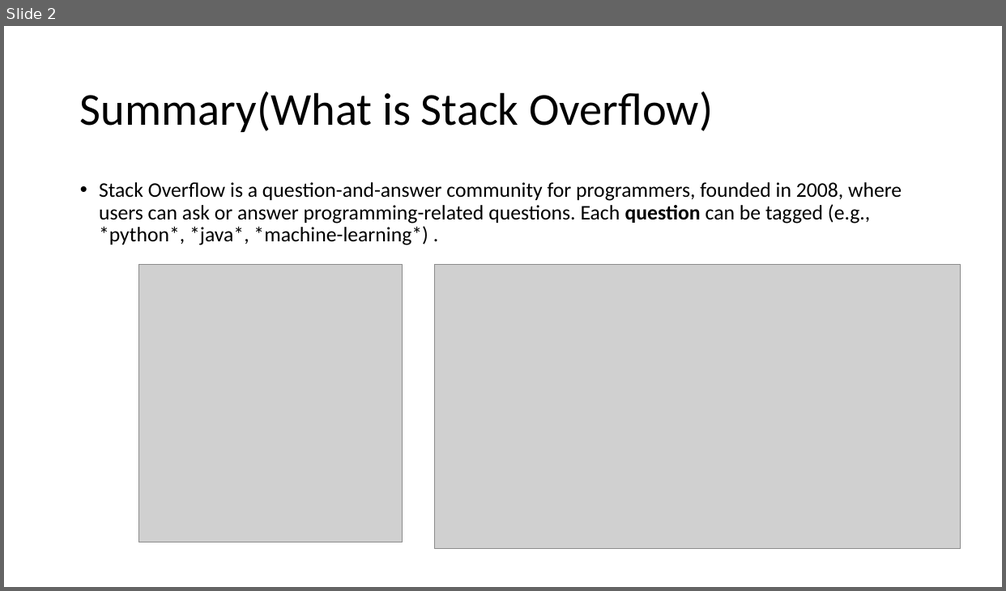
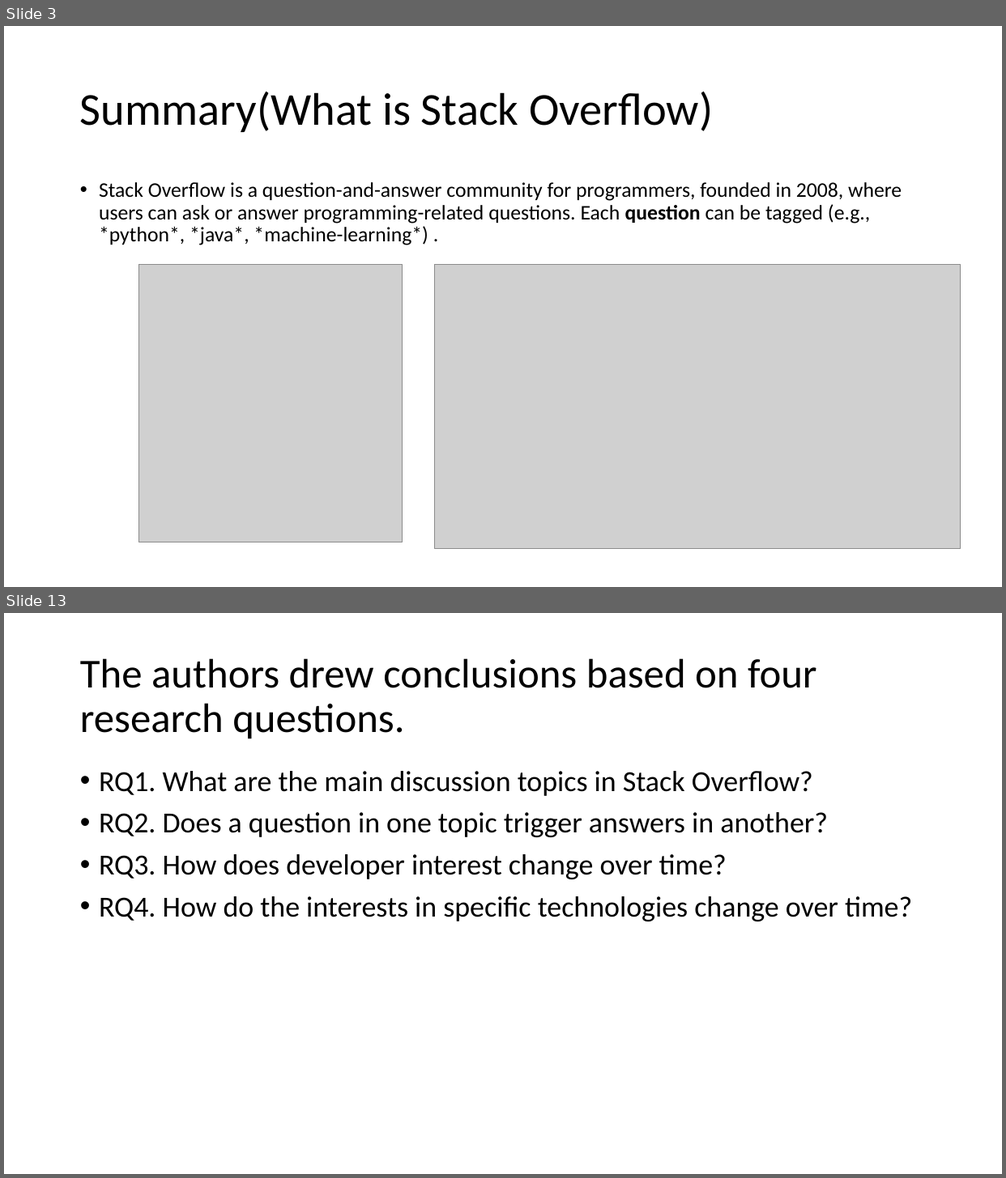
Before and after one commit to chengkaiyang2025/course, a slide deck: assignments/assignment_4/stackoverflow.pptx. Shown one above the other, each under a label of ours: slide 2 before the commit, slides 3 and 13 after it; the slides between them are not shown. The pictures are 1006x591 and 1006x1178 pixels, drawn with LibreOffice and Linux fonts; fonts in the diff are those of the drawing; grey boxes stand for pictures. Boxes give left, top, right and bottom in pixels: in the first picture for what was removed or moved away, otherwise in the second. Text is boxed around its words. In the diff, an @@ line names an element or a change of style, - is before the commit and + after.

```diff
--- a/assignments/assignment_4/stackoverflow.pptx
+++ b/assignments/assignment_4/stackoverflow.pptx
@@ slide 13 added at [4, 613, 1002, 1174], background #FFFFFF @@
@@ title added at [80, 658, 817, 739], 39.6 pt, text #000000 @@
+The authors drew conclusions based on four research questions.
@@ text added at [99, 771, 912, 922], 28 pt, text #000000 @@
+• RQ1. What are the main discussion topics in Stack Overflow?
+• RQ2. Does a question in one topic trigger answers in another?
+• RQ3. How does developer interest change over time?
+• RQ4. How do the interests in specific technologies change over time?
@@ what was slide 2 is now slide 3 @@
```
Also in this commit, not shown: 7 slides changed, 9 other slides added, 1 other file.
